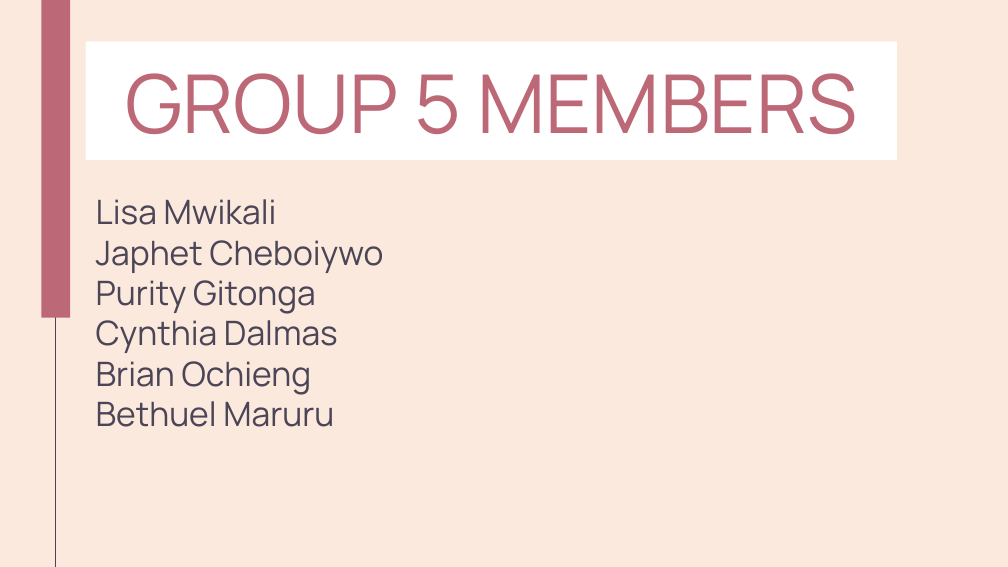
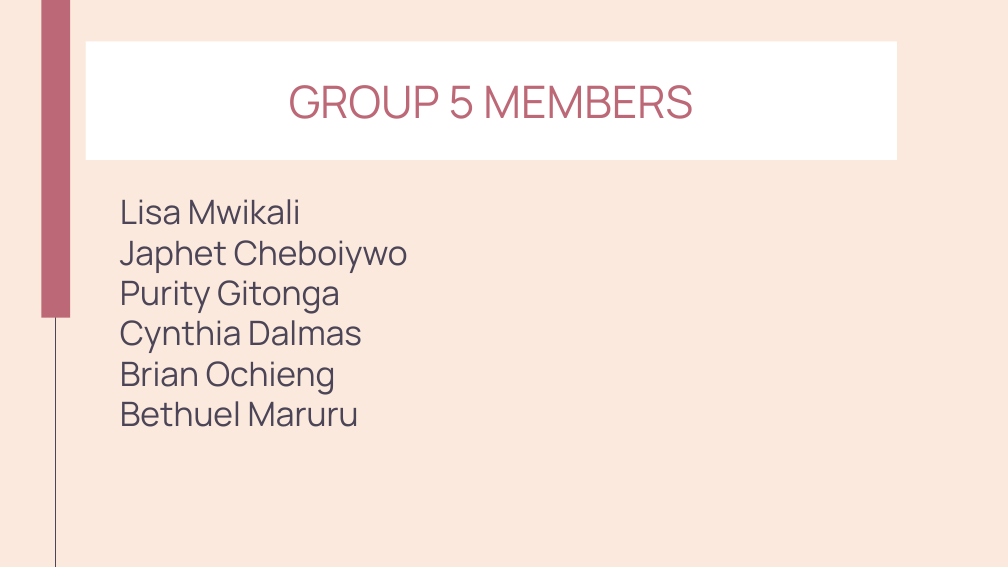
Before and after one commit to Bkiambuthi/dsc-phase-2-project-v2-3, a slide deck: slide 2 of Understanding King County's Housing Market.pptx. Drawn at 1008x567 pixels with LibreOffice and Linux fonts; fonts in the diff are those of the drawing. Boxes give left, top, right and bottom in pixels: in the first picture for what was removed or moved away, otherwise in the second. Text is boxed around its words. In the diff, an @@ line names an element or a change of style, - is before the commit and + after.

```diff
--- a/Understanding King County's Housing Market.pptx
+++ b/Understanding King County's Housing Market.pptx
@@ title "GROUP 5 MEMBERS" at (x1=86, y1=41, x2=897, y2=160): size 58 to 32 pt @@
@@ title "Lisa Mwikali Japhet Cheboiywo Purity ..." moved from (x1=96, y1=199, x2=384, y2=427) to (x1=120, y1=199, x2=408, y2=427) @@
```
Also in this commit, not shown: 14 other slides changed, 9 slides added, 12 slides removed, 1 other file.
